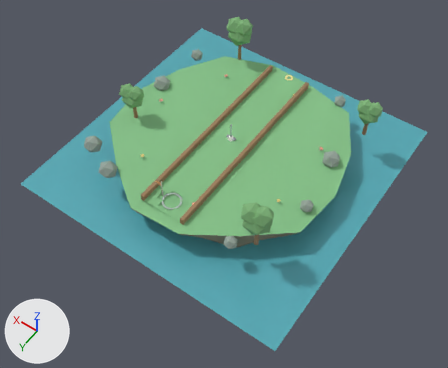
One commit to the glTF model ui/3d/minigolf/course-01.glb: the scene before it, then after it.
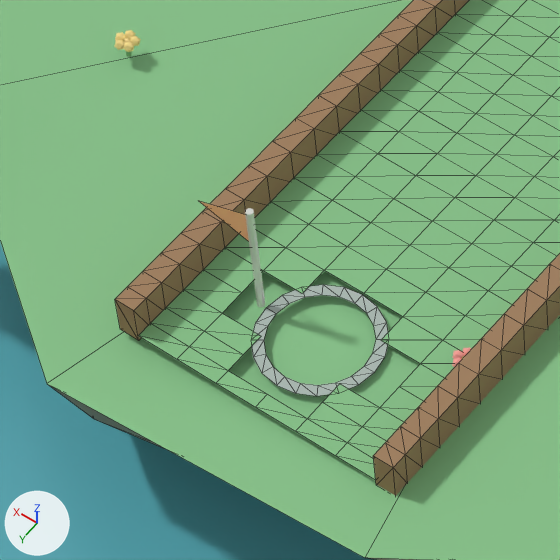
The first picture shows the older version from a 50 mm lens placed at (-9.67, 14.03, 18.8), pointed at (-0.73, 1.52, -0.87). The close-ups show the older and then the newer version on the part from 28% to 47% of the width and 41% to 64% of the height of that picture. Only the edits that show in the close-ups are written down. Arrows for +X, +Y and +Z are at lower left; the lights stay in place. The close-ups show mesh edges as thin lines. Vertices at exactly the same position are counted once.

Script lines for the objects in view, before the commit:
```python
me_cup_bottom_mesh = bpy.data.meshes.new('cup-bottom-mesh')
me_cup_bottom_mesh.from_pydata(...)  # a 16-sided cylinder along z spanning x -0.285..0.285, y 3.58..4.15, z -0.393..-0.368
me_cup_bottom_mesh.materials.append(mat_minigolf_cup_interior_garden)  # dark grey #353c42
me_island_turf_edge_mesh = bpy.data.meshes.new('island-turf-edge-mesh')
me_island_turf_edge_mesh.from_pydata(...)  # 15 vertices, 14 faces; spans x -4.86..4.95, y -4.86..4.95, z -0.12..0.04
me_island_turf_edge_mesh.materials.append(mat_minigolf_grass_garden)  # green #84c086
me_rail_left_mesh = bpy.data.meshes.new('rail-left-mesh')
me_rail_left_mesh.from_pydata(...)  # 196 vertices, 388 faces; spans x -1.0..-0.86, y -4.45..4.45, z -0.05..0.24
me_rail_left_mesh.materials.append(mat_minigolf_wood_garden)  # brown #9e7c59
ob_cup_bottom = bpy.data.objects.new('cup-bottom', me_cup_bottom_mesh)
ob_cup_bottom.location = (0.0, 0.0, 0.0)
ob_island_turf_edge = bpy.data.objects.new('island-turf-edge', me_island_turf_edge_mesh)
ob_island_turf_edge.location = (0.0, 0.0, 0.0)
ob_rail_left = bpy.data.objects.new('rail-left', me_rail_left_mesh)
ob_rail_left.location = (0.0, 0.0, 0.0)
# also in view: 'cup-rim' at (0.0, 3.86, 0.0); 'rail-right' at (0.93, 0.0, 0.1); 'surface-grass' at (0.0, 0.0, 0.0); 'water-plane' at (0.0, 0.0, -1.15); 'flag-pole-base' at (0.43, 3.86, 0.43)
```
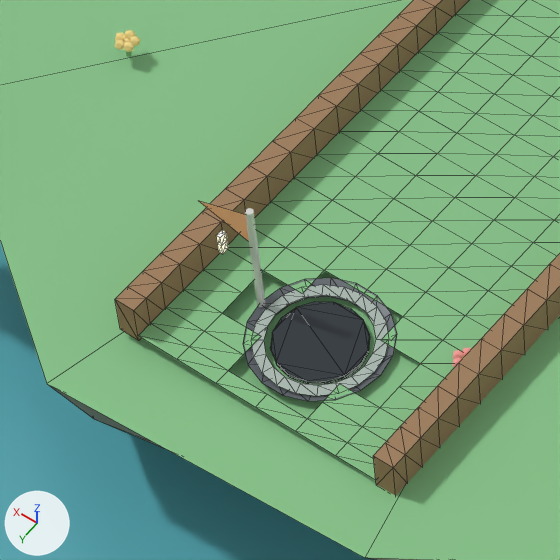
Pixel boxes [x1, y1, x2, y2] of what changed, in the close-ups (560 x 560 px):
```json
{"object": "cup-bottom", "change": "moved", "after": [271, 302, 370, 384], "on screen": "not visible before"}
{"object": "cup-lining", "change": "added", "after": [243, 278, 397, 401]}
{"object": "hole-digit-segment", "change": "added", "after": [216, 230, 227, 246]}
{"object": "hole-digit-segment.001", "change": "added", "after": [218, 241, 228, 254]}
```

Scene script edits in JSON lines:
```json
{"op": "add", "block": "mat_minigolf_hole_number_garden", "code": ["mat_minigolf_hole_number_garden = principled_material('minigolf-hole-number-garden')", "mat_minigolf_hole_number_garden.base_color = (1.0, 0.87, 0.46)  # beige #fff0b5", "mat_minigolf_hole_number_garden.roughness = 0.42", "mat_minigolf_hole_number_garden.emission_color = (1.0, 0.87, 0.46)  # beige #fff0b5", "mat_minigolf_hole_number_garden.emission_strength = 1.2"]}
{"op": "add", "block": "mat_minigolf_cup_lining_garden", "code": ["mat_minigolf_cup_lining_garden = principled_material('minigolf-cup-lining-garden')", "mat_minigolf_cup_lining_garden.base_color = (0.13, 0.15, 0.17)  # grey #656c73", "mat_minigolf_cup_lining_garden.metallic = 0.1", "mat_minigolf_cup_lining_garden.roughness = 0.36"]}
{"block": "me_cup_bottom_mesh", "where": "# used by ob_cup_bottom; location = (0.0, 0.0, 0.0)"}
{"op": "remove", "block": "me_cup_bottom_mesh", "code": "me_cup_bottom_mesh.from_pydata(...)  # 32 vertices, 60 faces; spans x -0.285..0.285, y 3.58..4.15, z -0.393..-0.368"}
{"op": "add", "block": "me_cup_bottom_mesh", "code": "me_cup_bottom_mesh.from_pydata(...)  # 32 vertices, 60 faces; spans x -0.285..0.285, y 3.58..4.15, z -0.044..-0.019"}
{"block": "me_cup_bottom_mesh", "change": "me_cup_bottom_mesh part 1: the whole mesh is moved by (0.0, 0.0, 0.349)"}
{"op": "add", "block": "me_hole_digit_segment_mesh_001", "code": ["me_hole_digit_segment_mesh_001 = bpy.data.meshes.new('hole-digit-segment-mesh.001')", "me_hole_digit_segment_mesh_001.from_pydata(...)  # a box spanning x 0.66..0.69, y 3.8398..3.8898, z 0.325..0.4", "me_hole_digit_segment_mesh_001.materials.append(mat_minigolf_hole_number_garden)  # beige #fff0b5, glowing beige #fff0b5"]}
{"op": "add", "block": "me_hole_digit_segment_mesh", "code": ["me_hole_digit_segment_mesh = bpy.data.meshes.new('hole-digit-segment-mesh')", "me_hole_digit_segment_mesh.from_pydata(...)  # a box spanning x 0.66..0.69, y 3.8398..3.8898, z 0.4..0.475", "me_hole_digit_segment_mesh.materials.append(mat_minigolf_hole_number_garden)  # beige #fff0b5, glowing beige #fff0b5"]}
{"op": "add", "block": "me_cup_lining_mesh", "code": ["me_cup_lining_mesh = bpy.data.meshes.new('cup-lining-mesh')", "me_cup_lining_mesh.from_pydata(...)  # 36 vertices, 36 faces; spans x -0.44..0.44, y 3.431..4.298, z -0.045..0.004", "me_cup_lining_mesh.materials.append(mat_minigolf_cup_lining_garden)  # grey #656c73"]}
{"op": "add", "block": "ob_hole_digit_segment_001", "code": ["ob_hole_digit_segment_001 = bpy.data.objects.new('hole-digit-segment.001', me_hole_digit_segment_mesh_001)", "ob_hole_digit_segment_001.location = (0.0, 0.0, 0.0)"]}
{"op": "add", "block": "ob_hole_digit_segment", "code": ["ob_hole_digit_segment = bpy.data.objects.new('hole-digit-segment', me_hole_digit_segment_mesh)", "ob_hole_digit_segment.location = (0.0, 0.0, 0.0)"]}
{"op": "add", "block": "ob_cup_lining", "code": ["ob_cup_lining = bpy.data.objects.new('cup-lining', me_cup_lining_mesh)", "ob_cup_lining.location = (0.0, 0.0, 0.0)"]}
```
